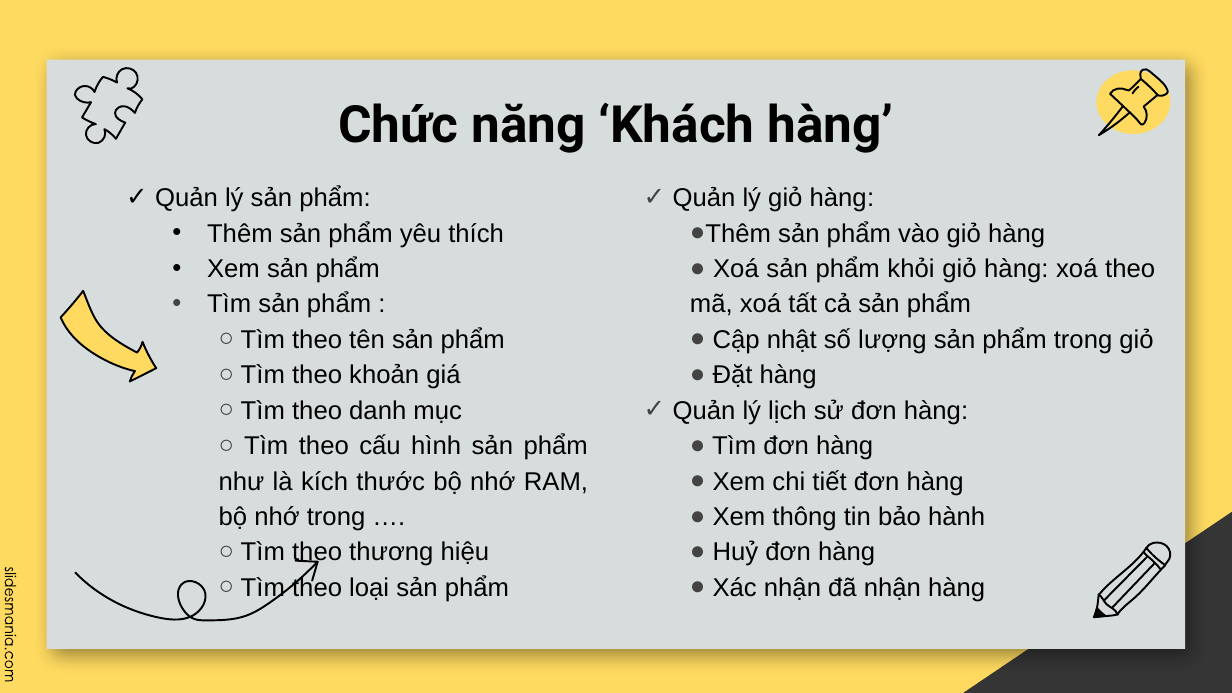
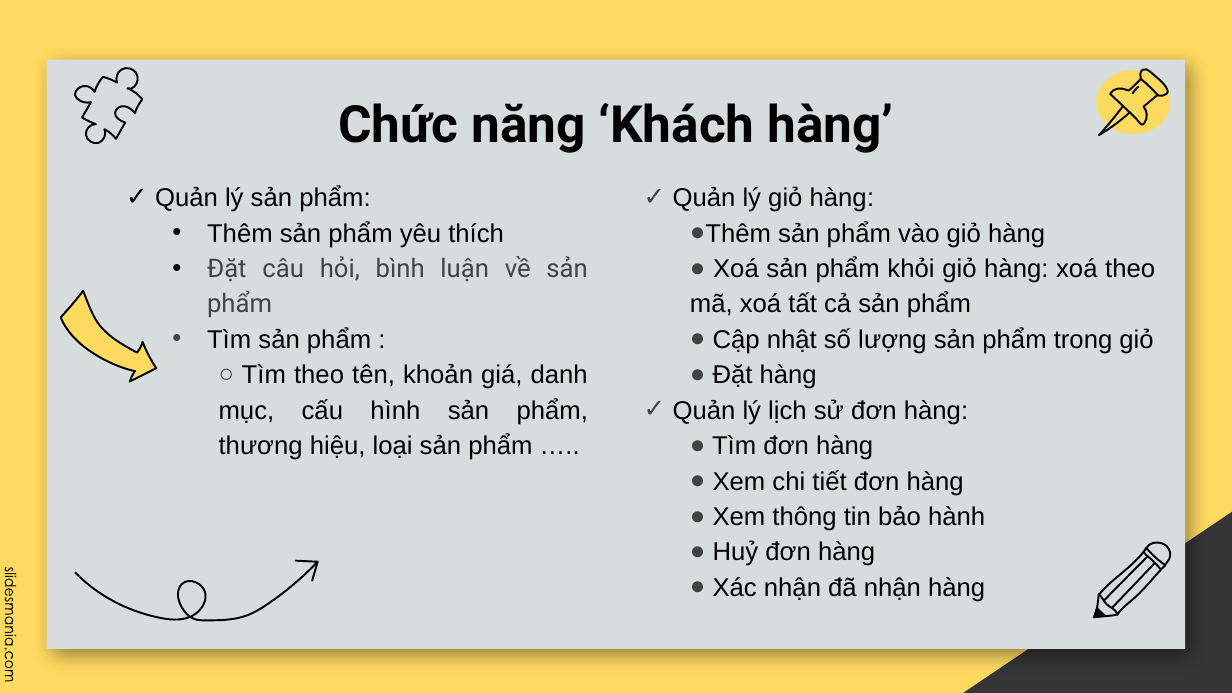
Before and after one commit to b1910319/NienLuan_Nganh, a slide deck: slide 12 of slide_nienluan.pptx. Drawn at 1232x693 pixels with LibreOffice and Linux fonts; fonts in the diff are those of the drawing; background and template pictures are left out. Boxes give left, top, right and bottom in pixels: in the first picture for what was removed or moved away, otherwise in the second. Text is boxed around its words. In the diff, an @@ line names an element or a change of style, - is before the commit and + after.

Commit message:
tìm câu hỏi theo tên sản phẩm

```diff
--- a/slide_nienluan.pptx
+++ b/slide_nienluan.pptx
@@ text at (207,256,587,317): text changed; font Arial to Roboto; text colour #000000 to #434343 @@
-  • Xem sản phẩm
+  • Đặt câu hỏi, bình luận về sản phẩm
@@ text at (219,364,588,460): text changed @@
-  ○ Tìm theo tên sản phẩm
-  ○ Tìm theo khoản giá
-  ○ Tìm theo danh mục
-  ○ Tìm theo cấu hình sản phẩm như là kích thước bộ nhớ RAM, bộ nhớ trong ….
-  ○ Tìm theo thương hiệu
-  ○ Tìm theo loại sản phẩm
+  ○ Tìm theo tên, khoản giá, danh mục, cấu hình sản phẩm, thương hiệu, loại sản phẩm …..
```
Also in this commit, not shown: 4 other slides changed, 2 slides added, 2 slides removed, 12 other files.
